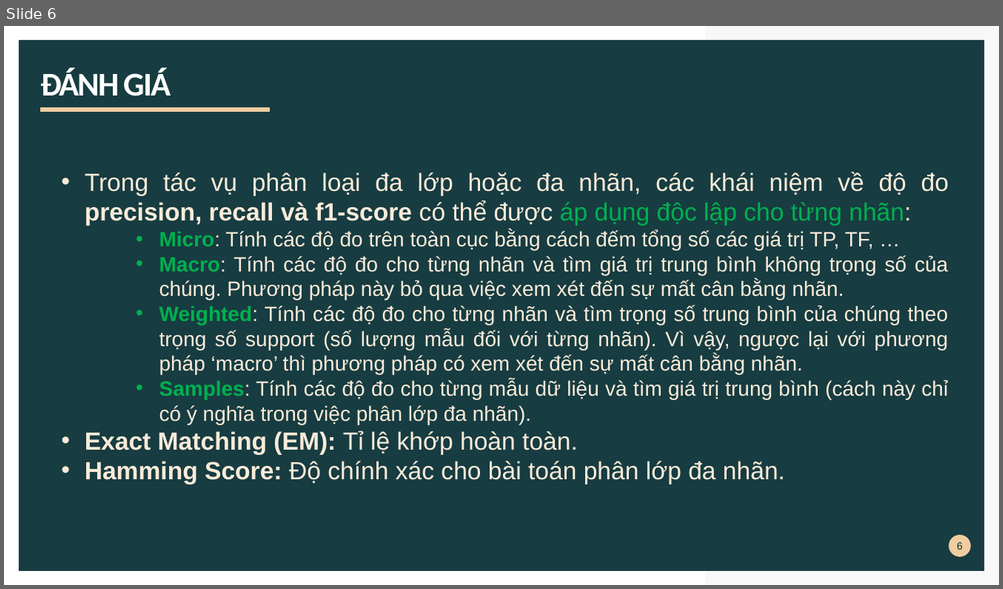
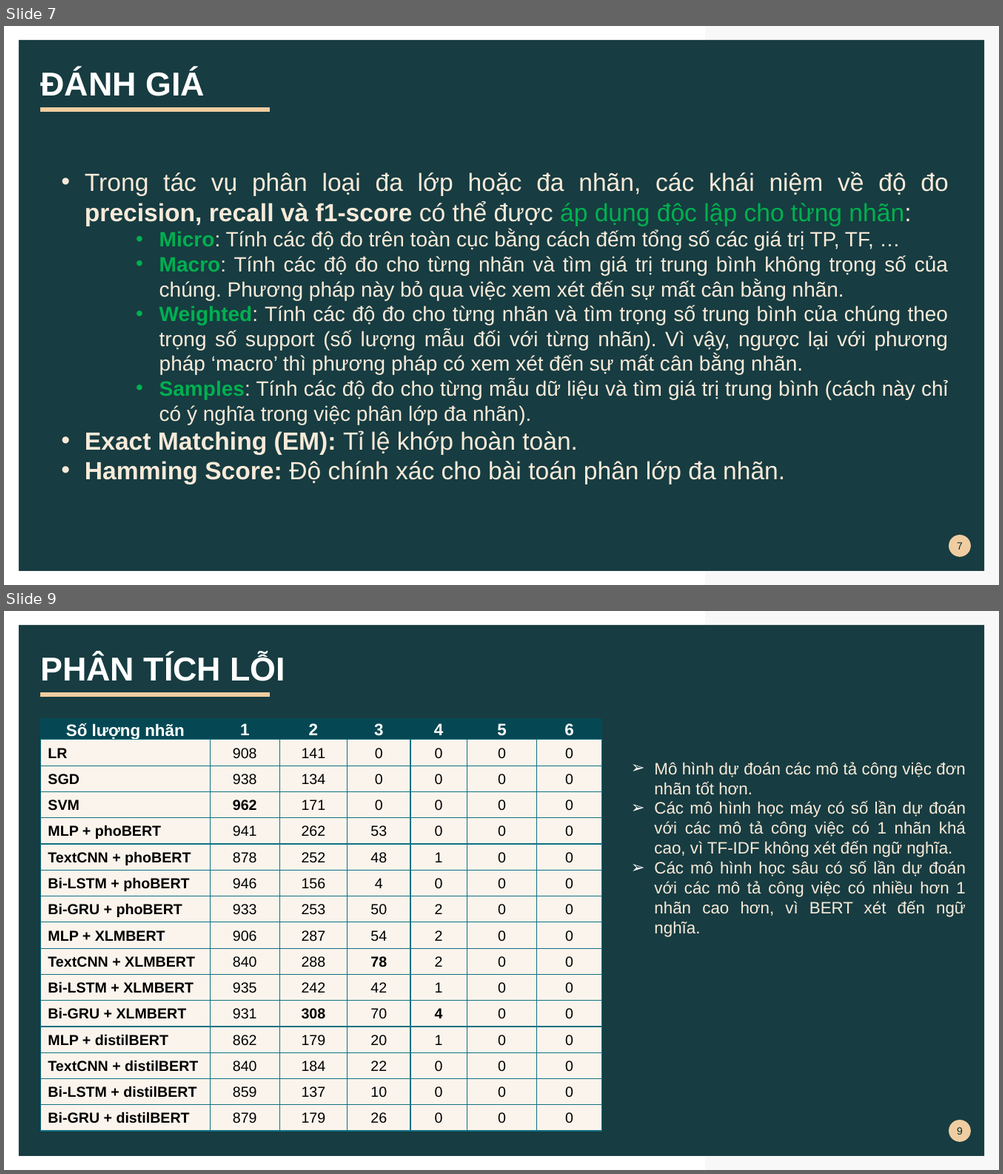
Before and after one commit to 43xquocnguyen/multilabel-job-description-classification, a slide deck: reports/slide.pptx. Shown one above the other, each under a label of ours: slide 6 before the commit, slides 7 and 9 after it; the slides between them are not shown. The pictures are 1003x589 and 1003x1174 pixels, drawn with LibreOffice and Linux fonts; fonts in the diff are those of the drawing. Boxes give left, top, right and bottom in pixels: in the first picture for what was removed or moved away, otherwise in the second. Text is boxed around its words. In the diff, an @@ line names an element or a change of style, - is before the commit and + after.

```diff
--- a/reports/slide.pptx
+++ b/reports/slide.pptx
@@ slide 9 added at (4, 611, 999, 1170), background #FFFFFF; not listed: 2 template elements that a slide beside it also shows @@
@@ rectangle added at (19, 625, 984, 1156), fill #00292E at 90% opacity @@
@@ title added at (40, 655, 286, 681), 32 pt, text #FFFFFF, bold @@
+PHÂN TÍCH LỖI
@@ freeform shape added at (40, 691, 270, 695), outline #F0CDA1 4.32 pt @@
@@ table added at (40, 718, 603, 1130), 16 rows, 7 columns @@
+Số lượng nhãn | 1 | 2 | 3 | 4 | 5 | 6
+LR | 908 | 141 | 0 | 0 | 0 | 0
+SGD | 938 | 134 | 0 | 0 | 0 | 0
+SVM | 962 | 171 | 0 | 0 | 0 | 0
+MLP + phoBERT | 941 | 262 | 53 | 0 | 0 | 0
+TextCNN + phoBERT | 878 | 252 | 48 | 1 | 0 | 0
+Bi-LSTM + phoBERT | 946 | 156 | 4 | 0 | 0 | 0
+Bi-GRU + phoBERT | 933 | 253 | 50 | 2 | 0 | 0
+MLP + XLMBERT | 906 | 287 | 54 | 2 | 0 | 0
+TextCNN + XLMBERT | 840 | 288 | 78 | 2 | 0 | 0
+Bi-LSTM + XLMBERT | 935 | 242 | 42 | 1 | 0 | 0
+Bi-GRU + XLMBERT | 931 | 308 | 70 | 4 | 0 | 0
+MLP + distilBERT | 862 | 179 | 20 | 1 | 0 | 0
+TextCNN + distilBERT | 840 | 184 | 22 | 0 | 0 | 0
+Bi-LSTM + distilBERT | 859 | 137 | 10 | 0 | 0 | 0
+Bi-GRU + distilBERT | 879 | 179 | 26 | 0 | 0 | 0
@@ text added at (654, 762, 965, 937), 16 pt, text #F8EAD9 @@
+➢ Mô hình dự đoán các mô tả công việc đơn nhãn tốt hơn.
+➢ Các mô hình học máy có số lần dự đoán với các mô tả công việc có 1 nhãn khá cao, vì TF-IDF không xét đến ngữ nghĩa.
+➢ Các mô hình học sâu có số lần dự đoán với các mô tả công việc có nhiều hơn 1 nhãn cao hơn, vì BERT xét đến ngữ nghĩa.
@@ page number added at (948, 1121, 971, 1143), fill #F0CDA1, 10 pt, text #00292E @@
+9
@@ what was slide 6 is now slide 7 @@
@@ slide 7 changed as well @@
@@ title "ĐÁNH GIÁ" at (40, 70, 205, 96): font Calibri to Arial, letter spacing -1.5 to 0 pt @@
@@ text "Trong tác vụ phân loại ..." at (85, 172, 948, 485): text colour #F9EBD9 to #F8EAD9 @@
@@ page number at (956, 543, 962, 550): text changed @@
-6
+7
```
Also in this commit, not shown: 7 other slides changed, 1 other slide added, 2 slides removed, 7 other files.
